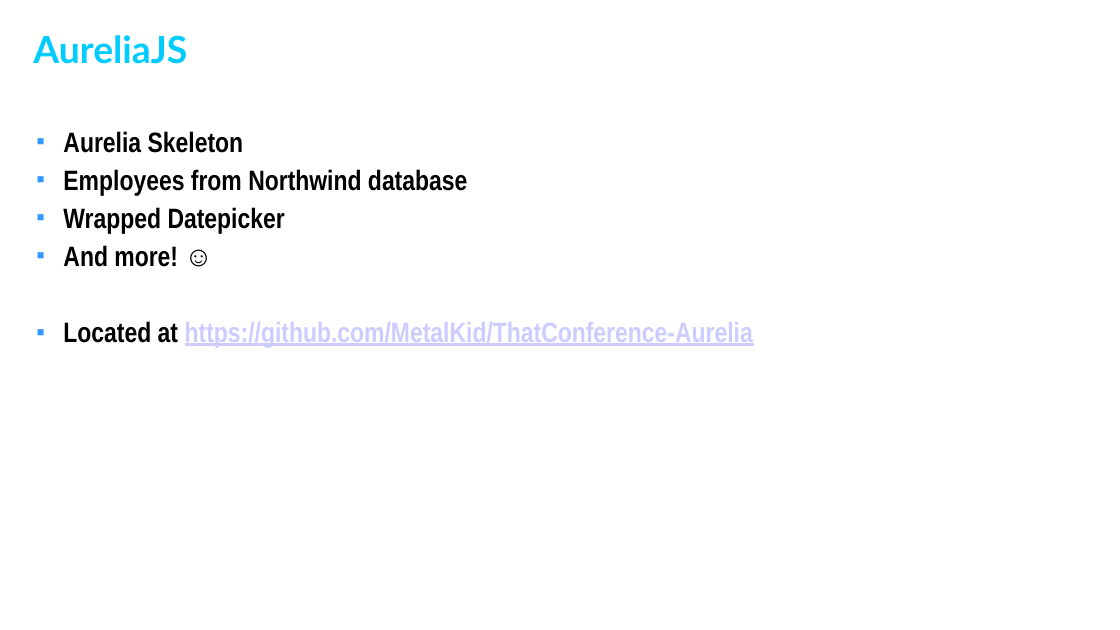
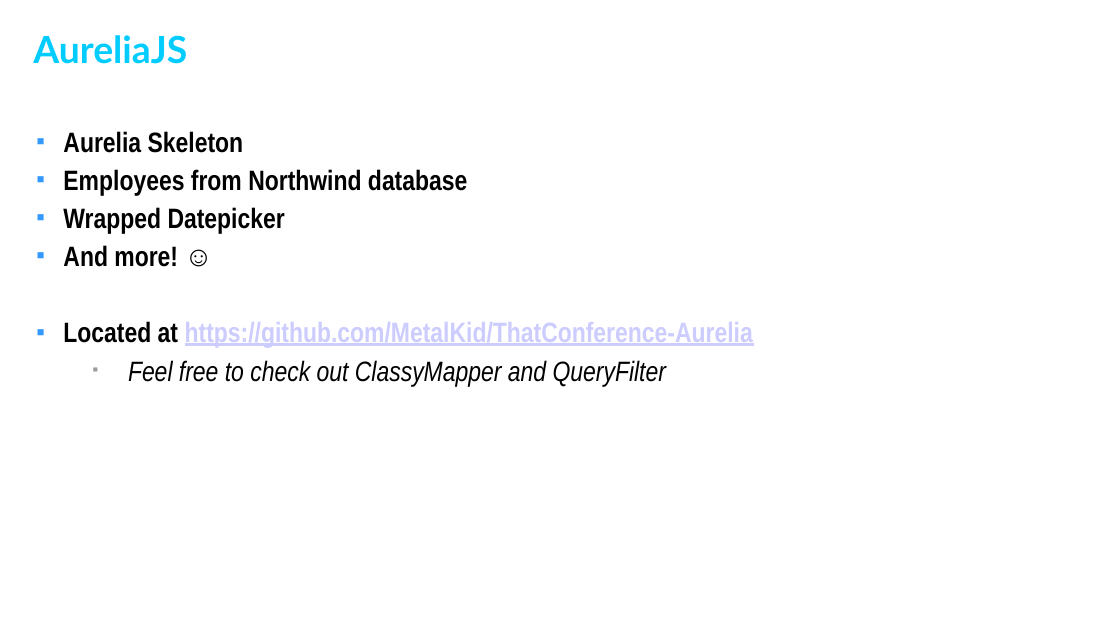
Before and after one commit to MetalKid/ThatConference-Aurelia, a slide deck: slide 11 of Skyline 2015 That Conference - AureliaJS.pptx. Drawn at 1120x630 pixels with LibreOffice and Linux fonts; fonts in the diff are those of the drawing; background and template pictures are left out. Boxes give left, top, right and bottom in pixels: in the first picture for what was removed or moved away, otherwise in the second. Text is boxed around its words. In the diff, an @@ line names an element or a change of style, - is before the commit and + after.

```diff
--- a/Skyline 2015 That Conference - AureliaJS.pptx
+++ b/Skyline 2015 That Conference - AureliaJS.pptx
@@ text at bbox=[128, 360, 666, 386]: paragraph added @@
+  ■ Feel free to check out ClassyMapper and QueryFilter
```
Also in this commit, not shown: 4 other slides changed.
